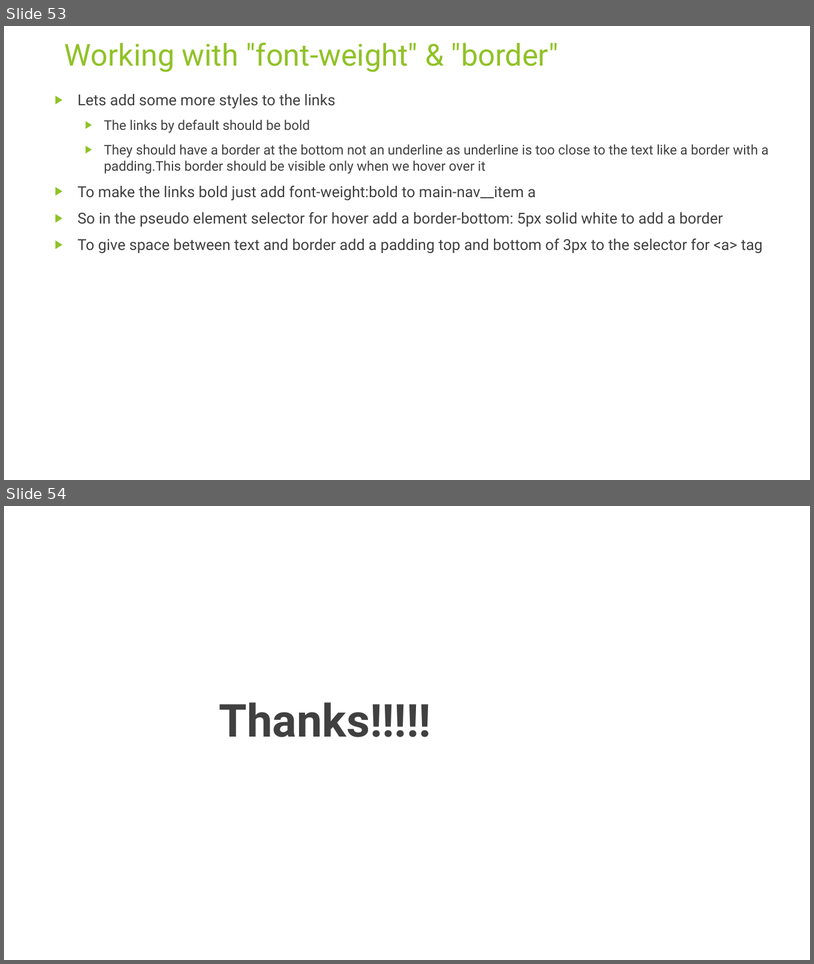
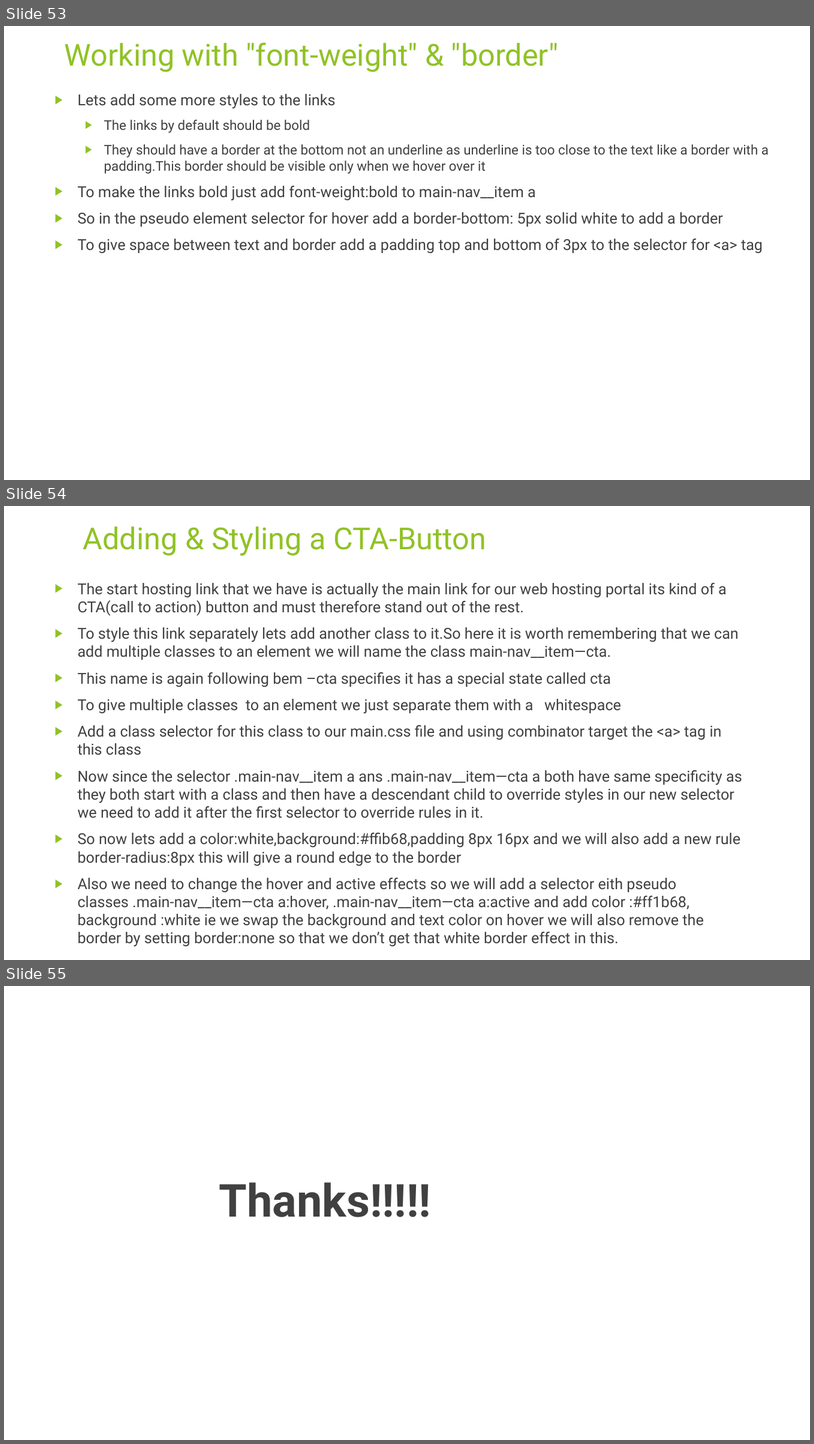
Before and after one commit to rudhrainfogain/CSS, a slide deck: PPT/Css-v3.pptx. Shown one above the other, each under a label of ours: slides 53 and 54 before the commit, slides 53, 54 and 55 after it. The pictures are 814x964 and 814x1444 pixels, drawn with LibreOffice and Linux fonts; fonts in the diff are those of the drawing. Boxes give left, top, right and bottom in pixels: in the first picture for what was removed or moved away, otherwise in the second. Text is boxed around its words. In the diff, an @@ line names an element or a change of style, - is before the commit and + after.

Commit message:
Adding & Styling a CTA-Button

```diff
--- a/PPT/Css-v3.pptx
+++ b/PPT/Css-v3.pptx
@@ slide 54 added at <box>4,506,810,960</box>, background #FFFFFF @@
@@ title added at <box>83,526,486,556</box>, 36 pt, text #90C226 @@
+Adding & Styling a CTA-Button
@@ text added at <box>78,583,743,946</box>, 18 pt, text #404040 @@
+▶ The start hosting link that we have is actually the main link for our web hosting portal its kind of a CTA(call to action) button and must therefore stand out of the rest.
+▶ To style this link separately lets add another class to it.So here it is worth remembering that we can add multiple classes to an element we will name the class main-nav__item—cta.
+▶ This name is again following bem –cta specifies it has a special state called cta
+▶ To give multiple classes to an element we just separate them with a whitespace
+▶ Add a class selector for this class to our main.css file and using combinator target the <a> tag in this class
+▶ Now since the selector .main-nav__item a ans .main-nav__item—cta a both have same specificity as they both start with a class and then have a descendant child to override styles in our new selector we need to add it after the first selector to override rules in it.
+▶ So now lets add a color:white,background:#ffib68,padding 8px 16px and we will also add a new rule border-radius:8px this will give a round edge to the border
+▶ Also we need to change the hover and active effects so we will add a selector eith pseudo classes .main-nav__item—cta a:hover, .main-nav__item—cta a:active and add color :#ff1b68, background :white ie we swap the background and text color on hover we will also remove the border by setting border:none so that we don’t get that white border effect in this.
@@ what was slide 54 is now slide 55 @@
```
Also in this commit, not shown: 2 other files.
